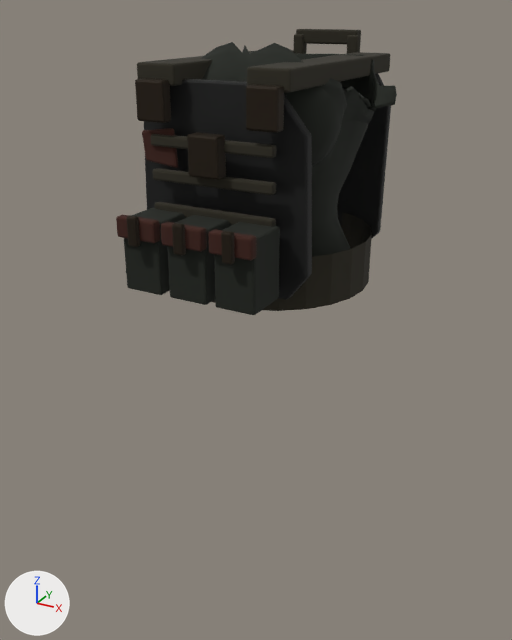
The glTF model docs/art/reviews/unified-equipment-ballistic-vest-v1/vest/equipment_ballistic_vest_unified_v1_female_slim.glb: old version first, new version second.
The view is the same before and after, from a 50 mm lens placed at (0.61, -1.167, 1.544), pointed at (-0.03, -0.002, 0.962). Every picture has the same lights, and +X, +Y and +Z are marked at lower left. The picture after the commit comes second. Where no turn or scale is listed for an object, it has been applied to the vertices. Vertices at exactly the same position are counted once.

Objects in the first picture: 'equipment_ballistic_vest_unified_v1_female_slim_plates_webbing_', 'equipment_ballistic_vest_unified_v1_female_slim_soft_carrier'.
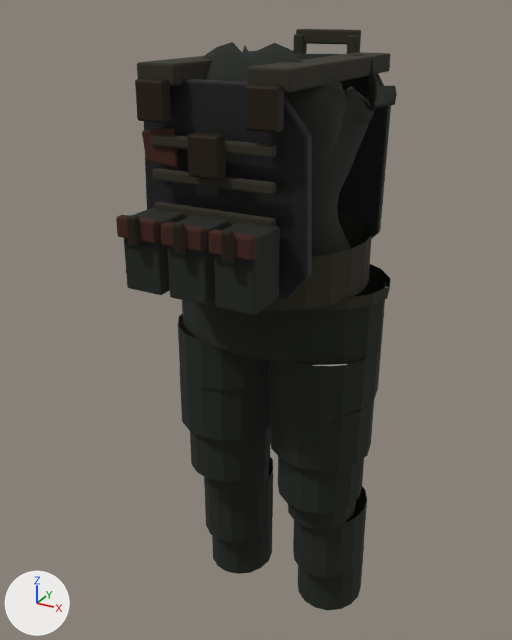
Changed parts and their boxes [x1, y1, x2, y2] in the pictures (512 x 640 px):
'equipment_ballistic_vest_unified_v1_female_slim_plates_webbing_', reshaped (103% taller): before [116, 29, 391, 315]; after [116, 29, 391, 610]
part 1 of me_equipment_ballistic_vest_unified_v1_female_slim_details_mesh, added: after [178, 264, 391, 610]
part 2 of me_equipment_ballistic_vest_unified_v1_female_slim_details_mesh, surface changed: [179, 261, 370, 315] in both

Patch to the scene script:
```diff
--- a/docs/art/reviews/unified-equipment-ballistic-vest-v1/vest/equipment_ballistic_vest_unified_v1_female_slim.glb.py
+++ b/docs/art/reviews/unified-equipment-ballistic-vest-v1/vest/equipment_ballistic_vest_unified_v1_female_slim.glb.py
@@ me_equipment_ballistic_vest_unified_v1_female_slim_details_mesh @@
 # used by ob_equipment_ballistic_vest_unified_v1_female_slim_plates_webbing; location = (0.0, 0.0, 0.0)
-me_equipment_ballistic_vest_unified_v1_female_slim_details_mesh.from_pydata(...)  # 1560 vertices, 2972 faces; spans x -0.188..0.188, y -0.309..0.253, z 1.062..1.506
+me_equipment_ballistic_vest_unified_v1_female_slim_details_mesh.from_pydata(...)  # 2288 vertices, 3908 faces; spans x -0.228..0.228, y -0.309..0.253, z 0.248..1.506
+# me_equipment_ballistic_vest_unified_v1_female_slim_details_mesh part 1: 728 vertices added at x -0.228..0.228, y -0.11..0.188, z 0.248..1.068
+# me_equipment_ballistic_vest_unified_v1_female_slim_details_mesh part 2: 2784 kept faces spanning x -0.188..0.188, y -0.309..0.253, z 1.062..1.506 get new texture (UV) coordinates
 me_equipment_ballistic_vest_unified_v1_female_slim_details_mesh.materials.append(mat_ballistic_vest_faded_olive_carrier)
```
